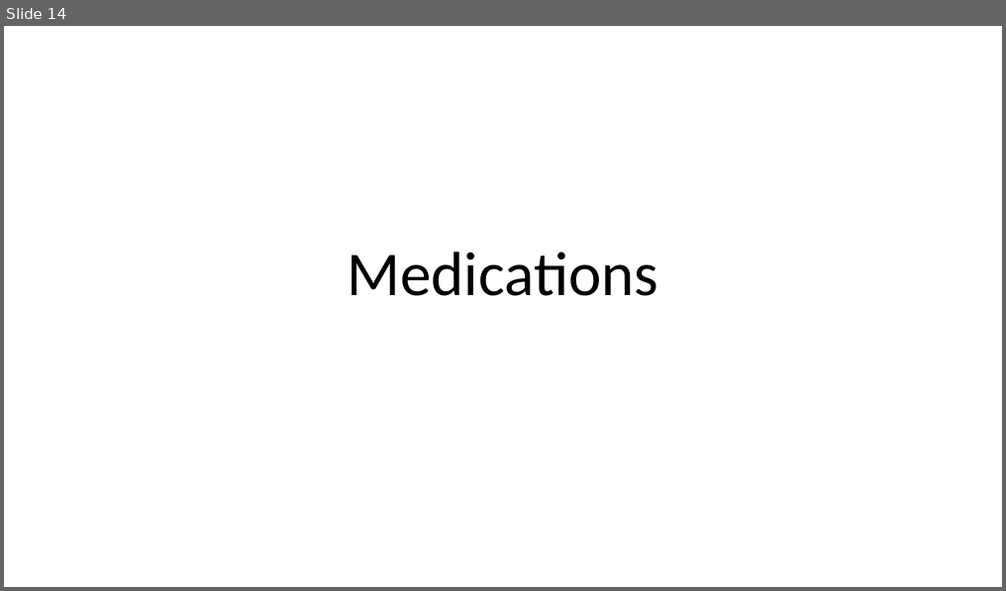
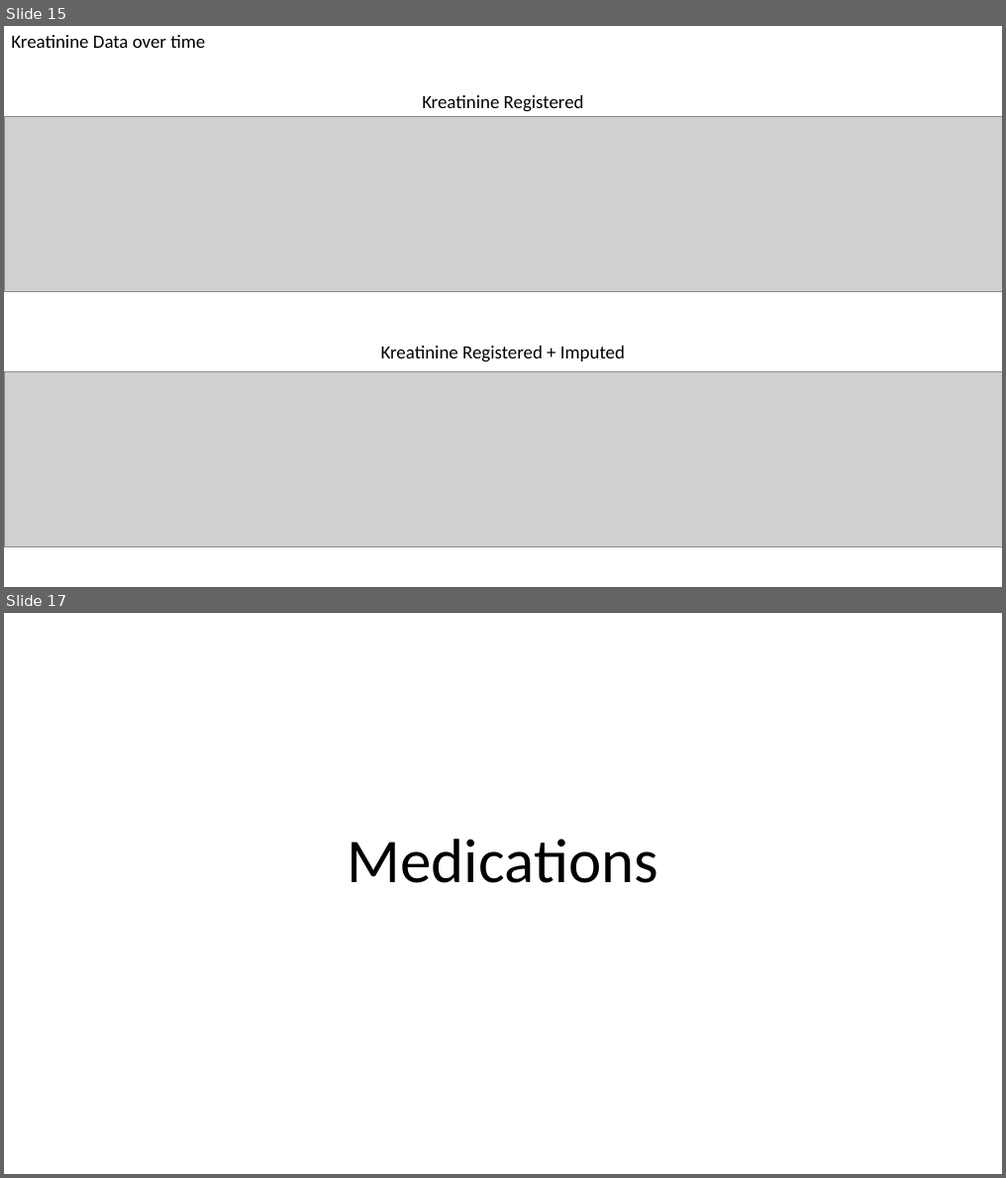
Before and after one commit to UPOD-datascience/ODIN, a slide deck: assets/ppt/data_exploration.pptx. Shown one above the other, each under a label of ours: slide 14 before the commit, slides 15 and 17 after it; the slides between them are not shown. The pictures are 1006x591 and 1006x1178 pixels, drawn with LibreOffice and Linux fonts; fonts in the diff are those of the drawing; grey boxes stand for pictures. Boxes give left, top, right and bottom in pixels: in the first picture for what was removed or moved away, otherwise in the second. Text is boxed around its words. In the diff, an @@ line names an element or a change of style, - is before the commit and + after.

```diff
--- a/assets/ppt/data_exploration.pptx
+++ b/assets/ppt/data_exploration.pptx
@@ slide 15 added at bbox=[4, 26, 1002, 587], background #FFFFFF @@
@@ text added at bbox=[11, 35, 205, 48], 18 pt, text #000000 @@
+Kreatinine Data over time
@@ text added at bbox=[422, 95, 584, 112], 18 pt, text #000000 @@
+Kreatinine Registered
@@ picture added at bbox=[4, 116, 1002, 291] @@
@@ text added at bbox=[381, 346, 625, 363], 18 pt, text #000000 @@
+Kreatinine Registered + Imputed
@@ picture added at bbox=[4, 372, 1002, 547] @@
@@ what was slide 14 is now slide 17 @@
```
Also in this commit, not shown: 2 other slides added, 1 other file.
